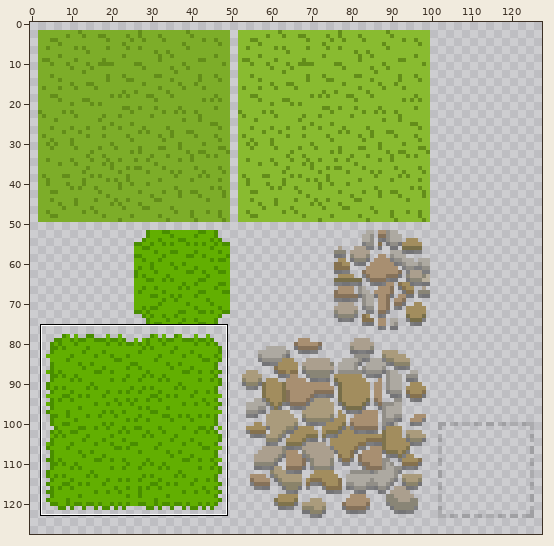
One commit to this sprite sheet: Atlas/atlas12.png. The first picture is a wide view before the edit; the outline marks the close-up.
Close-up. Earlier state:
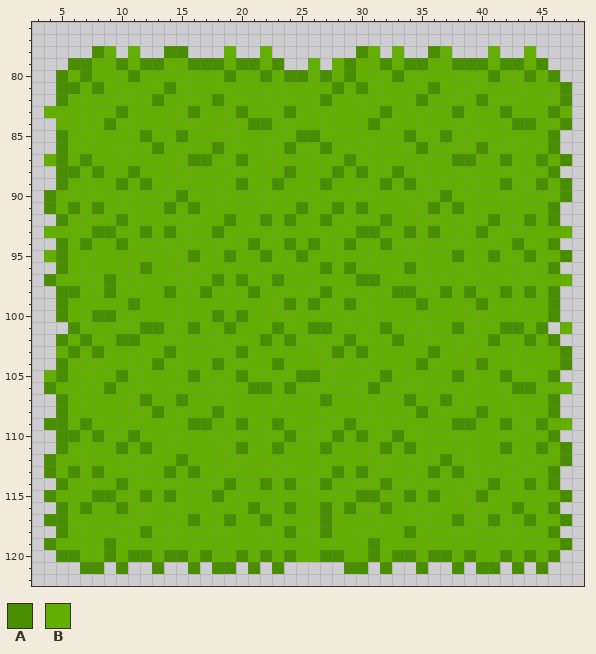
The file is 128x128 pixels. Colours within 5 levels of each other are drawn and written as one. Shown: x 3..48, y 76..122. The commit also changed other parts of the picture, which this record leaves out.
Palette (. is transparent): A #498e00  B #62af01
Pixels before, first column x 4:
 78 ....AB.B..AA...B..B.......AB.B..AB...B..B...
 79 ..AABBABAABBAAABAABA..B.BABBABAABBAAABAABA..
 80 .ABABBBABBBBBBBABBABAABABABBBABBBBBBBABBABA.
 81 .AABABBBBBABBBBBBBBBBBBBABABBBBBABBBBBBBBBBA
 82 .ABBBBBBBABBBBABBBBBBBBABBBBBBBABBBBABBBBBBA
 83 BBBBBBABBBBBABBBABBBABBBBBBBABBBBBABBBABBBAB
 84 .BBBBABBBBBBBBBBBAABBBBBBBBABBBBBBBBBBBAABBA
 85 .ABBBBBBABBABBBBBBBBBAABBBBBBBABBABBBBBBBBA.
 86 .ABBBBBBBABBBBABBBBBABBABBBBBBBABBBBABBBBBA.
 87 BABABBBBBBBBAABBABBBBBBBBABBBBBBBBAABBABBABA
 88 .AABABBABBBBBBBBBBBBABBBABABBABBBBBBBBBBBBA.
 89 .ABBBBABABBBBBBBABBABBBABBBBABABBBBBBBABBABA
 90 ABBBBBBBBBBABBBBBBBBBBBBBBBBBBBBBABBBBBBBBBA
 91 ABABABBBBBABABBBBBBBBABBABABBBBBABABBBBBBBA.
 92 .ABBBBABBBBBBBBABBABABBABBBBABBBBBBBBABBABA.
 93 BBBBAABBABABBBABBBBBBBBBBBAABBABABBBABBBBBBB
 94 .ABABBABBBBBBBBBBABBABABBABBABBBBBBBBBBABBA.
 95 BABBBBBBBBBBABBABBABBABBBBBBBBBBBBABBABBABBA
 96 .ABBBBBBABBBBBBBBBBBBBBABABBBBABBBBBBBBBBBA.
 97 ABBBBABBBBBBBBABABBABBBBBBAABBBBBBBBBBBBBBBB
 98 .AABBABBBBABBABBBABBBBBABBBBBAABBABABBABABA.
 99 .ABBBBBABBBBBBBBBBBBABABBABBBBBABBBBABBBBBA.
100 .ABBAABBBBBBBBABABBBBBBBBBBBBBBBBBBBBBBBBBA.
101 ..ABBBBBAABBABBABBBABBAABBBBABBBBBABBBAABA.B
102 .ABABBAABBBBBBBBBBABABBBBABBBABBBBBBBABBABA.
103 .BABABBBBBABBBBBABBBBBBBABABBBBBABBBBBBBBBBA
104 .ABBBBBBBABBBBABBBBABBBBBBBBBBBABBBBABBBBBBA
105 BABBBBABBBBBABBBABBBBAABBBBBABBBBBABBBABBBA.
106 ABBBBABBBBBBBBBBBAABABBBBBBABBBBBBBBBBBAABBB
107 .ABBBBBBABBABBBBBBBBBBBABBBBBBABBABBBBBBBBA.
108 .ABBBBBBBABBBBABBBBBBBBBBBBBBBBABBBBABBBBBA.
109 AABABBBBBBBBAABBABBABBBBBABBBBBBBBAABBABBABB
110 .AABABBABBBBBBBBBBBBABBBABABBABBBBBBBBBBBBA.
111 .ABBBBABABBBBBBBABBABBBABBBBABABBBBBBBABBABA
112 ABBBBBBBBBBABBBBBBBBBBBBBBBBBBBBBABBBBBBBBBA
113 ABABABBBBBABABBBBBBBBBBBABABBBBBABABBBBBBBA.
114 .ABBBBABBBBBBBBABBABABBABBBBABBBBBBBBABBABA.
115 ABBBAABBABABBBABBBBBBBBBBBAABBABABBBABBBBBBA
116 .ABABBABBBBBBBBBBABBABBABABBABBBBBBBBBBABBA.
117 AABBBBBBBBBBABBABBABBBBABBBBBBBBBBABBABBABBA
118 .ABBBBBBABBBBBBBBBBBABBABBBBBBABBBBBBBBBBBA.
119 ABBBBABBBBBBBBBBBBBBBBBBBBBABBBBBBBBBBBBBBBA
120 .AABBABAABAABABBABABABBAABBABAABAABABBABABA.
121 ...AA.A..A..A.AA.A.A.....AA.A..A..A.AA.A.A..
After:
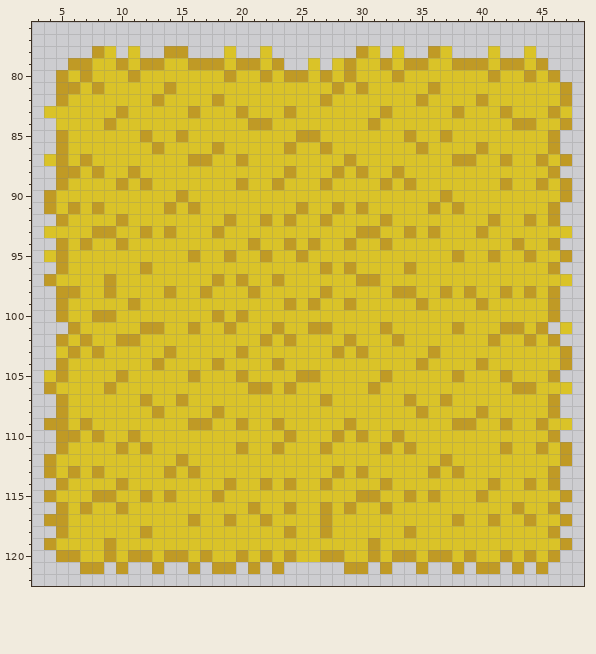
From old to new:
colour A: #498e00 -> #c09a25
colour B: #62af01 -> #dac328
